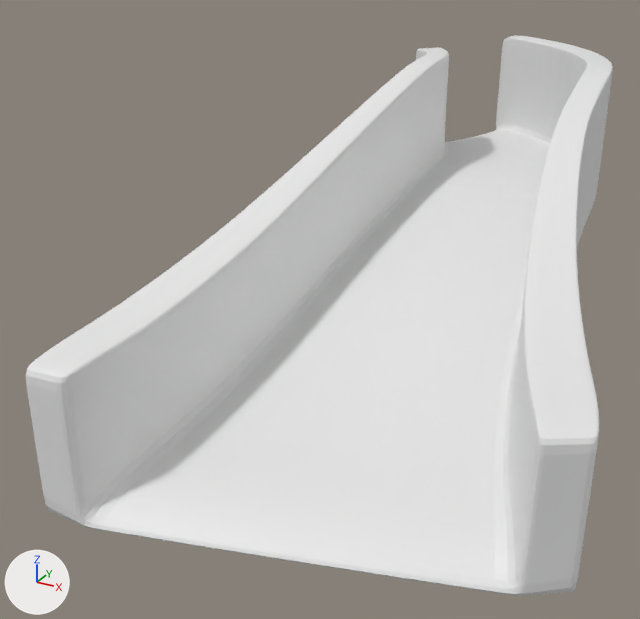
The Blender file Assets/TestAndStuff/Ramp/ramp1.blend, before and after one commit.
Camera for both pictures: a 50 mm lens placed at (3.42, -10.89, 5.5), pointed at (-1.39, -2.14, 1.13). Arrows for +X, +Y and +Z are at lower left; the lights stay in place. Materials are left out; every surface is plain grey.

Script lines for the objects in view, before the commit:
```python
me_cube_002 = bpy.data.meshes.new('Cube.002')
me_cube_002.from_pydata(...)  # 319 vertices, 314 faces, 2 loose edges; spans x -2.54..2.45, y -5.81..3.98, z 0.0..3.81
ob_ramp = bpy.data.objects.new('Ramp', me_cube_002)
ob_ramp.location = (0.0, 0.0, 0.0)
_m = ob_ramp.modifiers.new('Subsurf', 'SUBSURF')
```
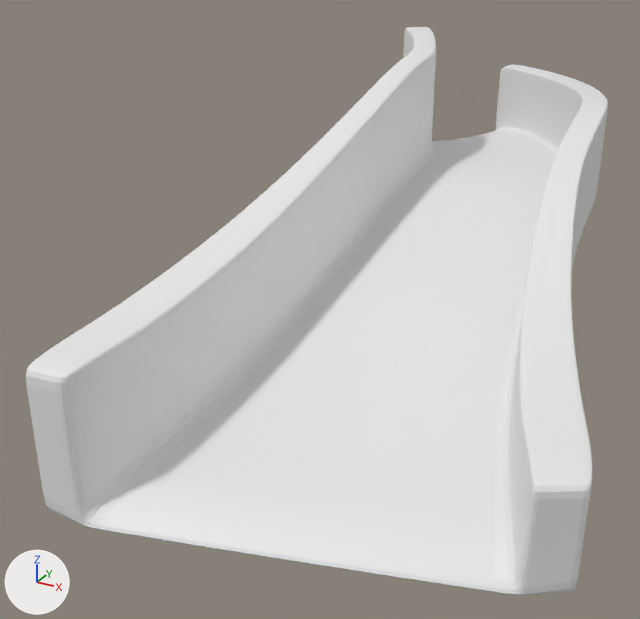
Pixel boxes (x1, y1, x2, y2) of what changed, in the pictures (640 x 619 px):
```json
{"object": "Ramp", "change": "reshaped", "before": [26, 35, 613, 596], "after": [26, 27, 608, 596]}
{"part": 1, "of": "me_cube_002", "change": "cut back", "before": [301, 35, 613, 571], "after": [300, 27, 608, 577]}
```

Edits to the scene script, one JSON object a line:
```json
{"block": "me_cube_002", "where": "# used by ob_ramp; location = (0.0, 0.0, 0.0)"}
{"op": "remove", "block": "me_cube_002", "code": "me_cube_002.from_pydata(...)  # 319 vertices, 314 faces, 2 loose edges; spans x -2.54..2.45, y -5.81..3.98, z 0.0..3.81"}
{"op": "add", "block": "me_cube_002", "code": "me_cube_002.from_pydata(...)  # 316 vertices, 314 faces; spans x -2.54..2.45, y -5.81..3.98, z 0.0..4.1"}
{"block": "me_cube_002", "change": "me_cube_002 part 1"}
{"block": "me_cube_002", "change": "3 vertices are removed from x 0.34..0.35, y 2.82..2.83, z 2.1..3.81"}
{"block": "me_cube_002", "change": "2 loose edges are deleted"}
{"block": "me_cube_002", "change": "54 vertices in x -1.16..2.45, y -4.7..3.98, z 1.62..3.81 move by (0.0, 0.0, -0.46)"}
{"block": "me_cube_002", "change": "32 vertices in x -1.83..-1.02, y 0.35..1.88, z 2.1..3.81 move by (-0.2, 0.0, 0.0)"}
{"block": "me_cube_002", "change": "14 vertices in x -1.52..-1.15, y -0.61, z 1.77..3.47 move by (-0.1, 0.0, 0.0)"}
{"block": "me_cube_002", "change": "11 vertices in x -1.84..-1.02, y 0.37..1.86, z 2.1..3.81 move by (-0.19, 0.0, 0.0)"}
{"block": "me_cube_002", "change": "10 vertices in x 0.03..2.33, y -4.24..2.82, z 1.79..3.81 move by (0.0, 0.0, -0.47)"}
{"block": "me_cube_002", "change": "4 vertices in x -1.82..-1.56, y 1.5..1.86, z 3.71 move by (-0.2, 0.0, 0.3)"}
{"block": "me_cube_002", "change": "13 vertices move from x -1.82..-1.28, y 0.87..1.86, z 3.71..3.81 to x -2.02..-1.48, y 0.87..1.86, z 3.75..4.1"}
```
